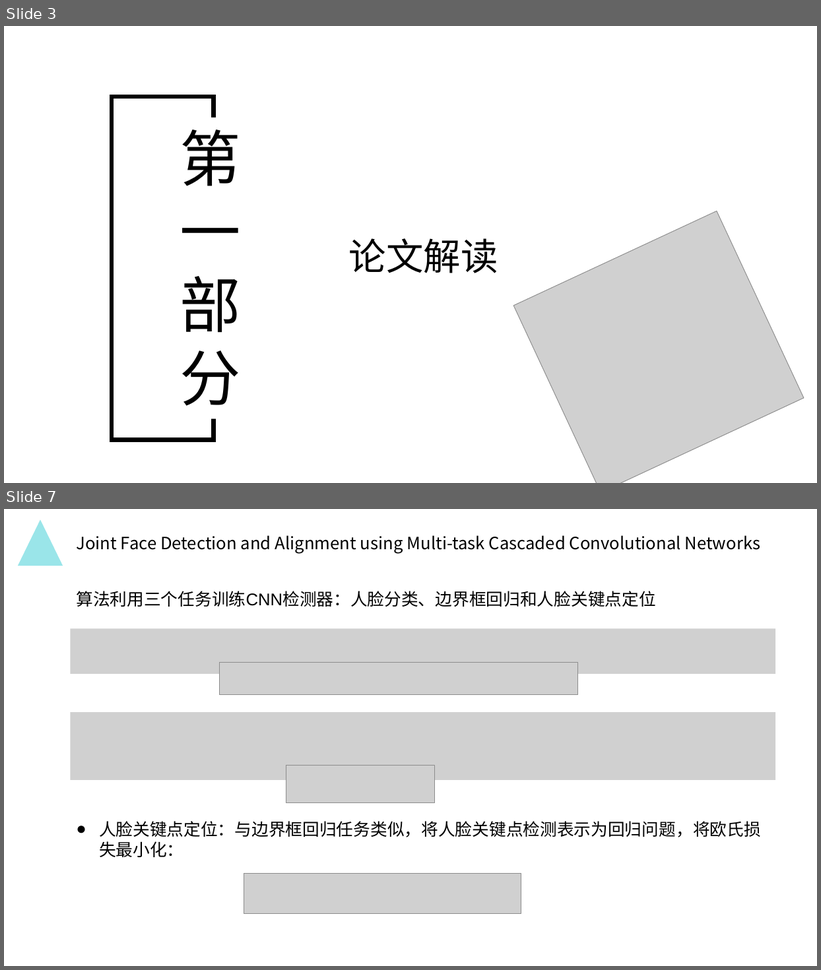
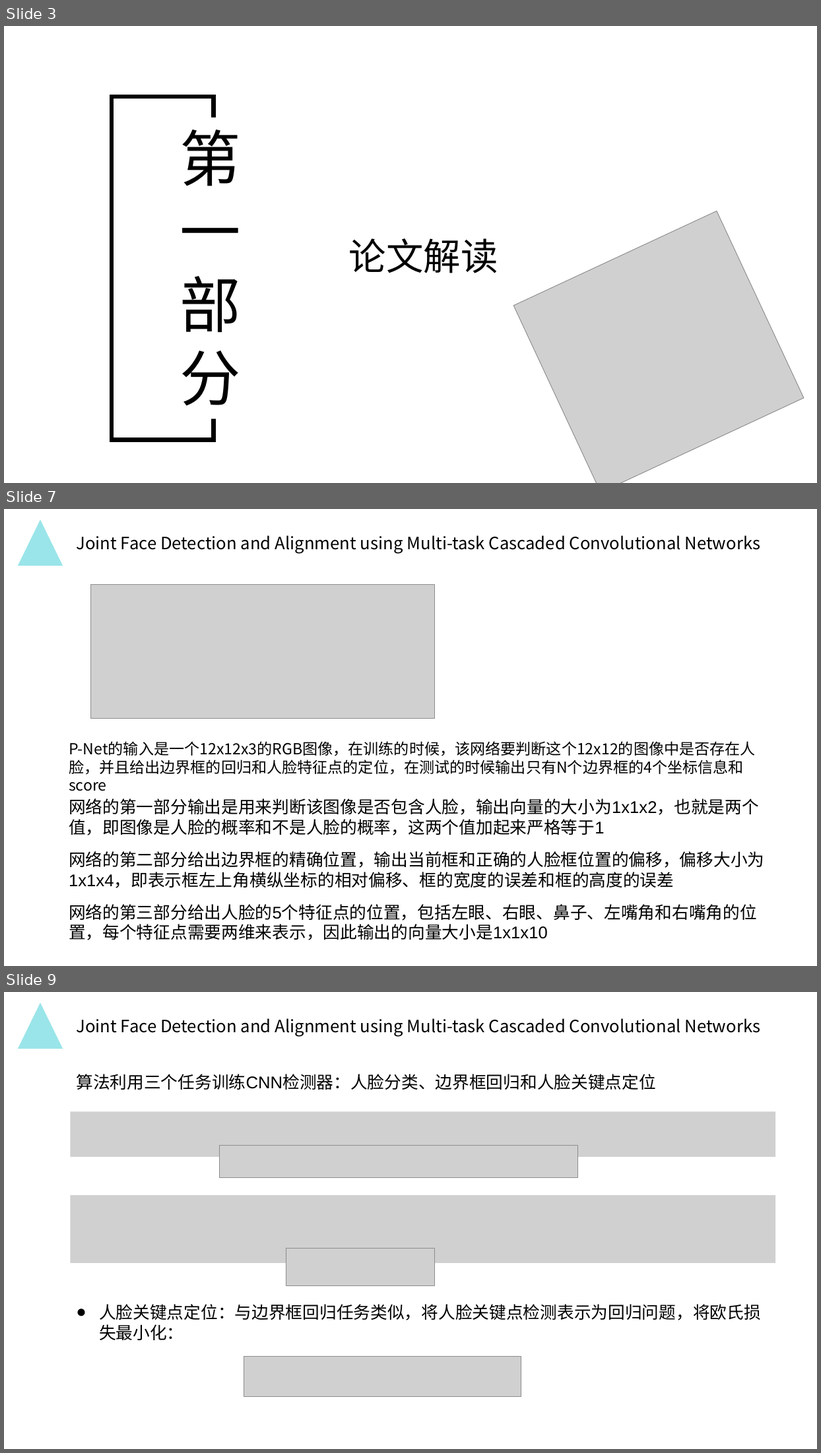
Before and after one commit to MydrBH/201720121206LvCheng, a slide deck: 中期报告.pptx. Shown one above the other, each under a label of ours: slides 3 and 7 before the commit, slides 3, 7 and 9 after it; the slides between them are not shown. The pictures are 821x970 and 821x1453 pixels, drawn with LibreOffice and Linux fonts; fonts in the diff are those of the drawing; grey boxes stand for pictures; background and template pictures are left out. Boxes give left, top, right and bottom in pixels: in the first picture for what was removed or moved away, otherwise in the second. Text is boxed around its words. In the diff, an @@ line names an element or a change of style, - is before the commit and + after.

```diff
--- a/中期报告.pptx
+++ b/中期报告.pptx
@@ slide 7 added at (4,509,817,966), background picture (left out) @@
@@ triangle added at (18,520,63,566), fill #9AE5E9 @@
@@ text added at (76,535,761,553), 20 pt, text #000000 @@
+Joint Face Detection and Alignment using Multi-task Cascaded Convolutional Networks
@@ picture added at (90,585,435,719) @@
@@ text added at (69,741,756,775), 18 pt, text #000000 @@
+P-Net的输入是一个12x12x3的RGB图像，在训练的时候，该网络要判断这个12x12的图像中是否存在人脸，并且给出边界框的回归和人脸特征点的定位，在测试的时候输出只有N个边界框的4个坐标信息和score
@@ text added at (69,799,759,836), 20 pt, text #000000 @@
+网络的第一部分输出是用来判断该图像是否包含人脸，输出向量的大小为1x1x2，也就是两个值，即图像是人脸的概率和不是人脸的概率，这两个值加起来严格等于1
@@ text added at (69,852,764,889), 20 pt, text #000000 @@
+网络的第二部分给出边界框的精确位置，输出当前框和正确的人脸框位置的偏移，偏移大小为1x1x4，即表示框左上角横纵坐标的相对偏移、框的宽度的误差和框的高度的误差
@@ text added at (69,904,757,941), 20 pt, text #000000 @@
+网络的第三部分给出人脸的5个特征点的位置，包括左眼、右眼、鼻子、左嘴角和右嘴角的位置，每个特征点需要两维来表示，因此输出的向量大小是1x1x10
@@ what was slide 7 is now slide 9 @@
```
Also in this commit, not shown: 12 slides changed, 6 other slides added, 1 slide removed.
